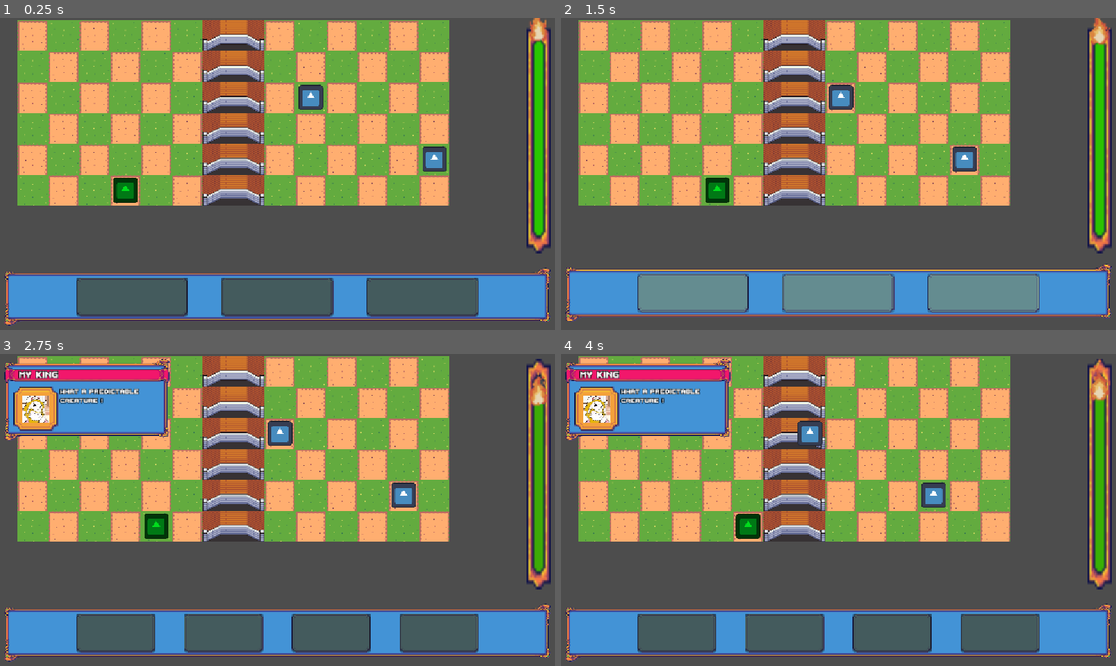
Above: before the commit, frames 1-4 (two rows, left to right).
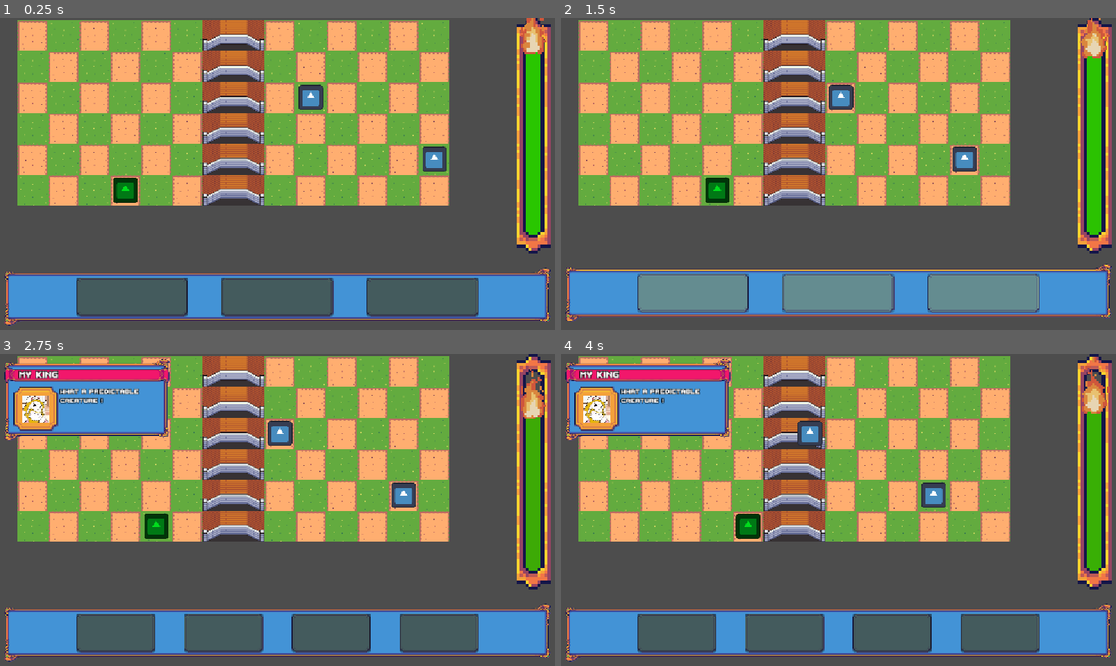
Above: after the commit, the same moments.

Repository: les-brows/acceleturn
Game: Godot game, scene res://Scenes/Game/GameScene.tscn
Same seed, same stepped clock (60 frames per second), same inputs: the game is played once before the commit and once after it. The engine's default icon, where the game draws it, is replaced by a stand-in: a white triangle on a blue panel in a dark square.
Inputs (mouse positions are in pixels of both pictures, inside the frame that each line leads up to):
- Up to frame 1 (0.25 s): no input
- Up to frame 2 (1.5 s): click (694, 295) at 0.5 s; click (677, 295) at 1.25 s
- Up to frame 3 (2.75 s): click (133, 631) at 2 s
- Up to frame 4 (4 s): click (677, 631) at 2.75 s; click (694, 631) at 3.5 s

The runs differ from the first frame. In frame 1, 3.6% of the frame differs, in the area x 93-100%, y 0-76%; in frame 2, 3.6%; in frame 3, 3.6%; in frame 4, 3.6%.

Commit message:
chore: Set current action and move time variable

Diff:
--- a/Objects/Characters/character_manager.gd
+++ b/Objects/Characters/character_manager.gd
@@ -2,6 +2,7 @@
 extends Node2D
 
 var curr_character: Globals.CharacterClass = Globals.CharacterClass.NONE
+var curr_action: Globals.CharacterAction = Globals.CharacterAction.DEFAULT
 
 func _ready() -> void:
 	Globals.state_started.connect(_on_state_started)
@@ -22,7 +23,17 @@
 func set_current_character(character : Globals.CharacterClass):
 	curr_character = character
 
+func set_current_action(action: Globals.CharacterAction):
+	curr_action = action
+
+func action_needs_target() -> bool:
+	return false
+
 func process_character_turn():
+	if(curr_action == Globals.CharacterAction.DEFAULT):
+		Globals.timerDuration += 5
+		return;
+
 	print("Mes persos vont faire des trucs tkt")
 	if(curr_character == Globals.CharacterClass.GUNNER):
 		for child in get_children():
--- a/Scenes/Game/Globals.gd
+++ b/Scenes/Game/Globals.gd
@@ -15,8 +15,9 @@
 signal state_started(state: StateTurn)
 
 
-enum CHARACTER_ACTION
+enum CharacterAction
 {
+	DEFAULT,
 	MOVE_LEFT,
 	MOVE_RIGHT,
 	MOVE_UP,
@@ -25,7 +26,6 @@
 	ACTION2,
 	ACTION3,
 	ACTION4,
-	DEFAULT
 }
 
 enum CharacterClass
@@ -51,3 +51,5 @@
 var NUMBER_CELL_Y = 6
 var SIZE_CELL_X :int = 64
 var SIZE_CELL_Y :int = 64
+
+var timerDuration: int = 10
--- a/Scenes/Game/Levels/level.gd
+++ b/Scenes/Game/Levels/level.gd
@@ -37,9 +37,9 @@
 	Globals.state_finished.emit(Globals.StateTurn.CHOICE_CHARACTER)
 
 
-func _on_player_choose_action(action: Globals.CHARACTER_ACTION):
+func _on_player_choose_action(action: Globals.CharacterAction):
 	print("Choose action %d " % action)
-	#Do action or ask input
+	characterManager.set_current_action(action)
 	Globals.state_finished.emit(Globals.StateTurn.CHOICE_ACTION)
 
 
@@ -51,7 +51,7 @@
 		Globals.StateTurn.CHOICE_CHARACTER :
 			curr_state=Globals.StateTurn.CHOICE_ACTION
 		Globals.StateTurn.CHOICE_ACTION :
-			if(0):
+			if(characterManager.action_needs_target()):
 				curr_state=Globals.StateTurn.CHOICE_TARGET_CHARACTER
 				#set ACTION
 			else:
@@ -125,12 +125,12 @@
 
 func get_type_case_from_position( columnIndex : int, lineIndex : int ) -> Globals.TypeCase :
 	if(lineIndex>=caseContent.size()):
-		print("Line INVALID !!!")
+		#print("Line INVALID !!!")
 		return  Globals.TypeCase.EMPTY
 	else :
 		var lineContent : Array = caseContent[lineIndex]
 		if(columnIndex>=lineContent.size()):
-			print("COLUMN INVALID !!!")
+			#print("COLUMN INVALID !!!")
 			return  Globals.TypeCase.EMPTY
 		else :
 			return lineContent[columnIndex]
@@ -138,12 +138,12 @@
 func update_case( columnIndex : int, lineIndex : int , newType: Globals.TypeCase ) ->bool :
 	var success : bool =true
 	if(lineIndex>=caseContent.size()):
-		print("Line INVALID !!!")
+		#print("Line INVALID !!!")
 		success=false
 	else :
 		var lineContent : Array = caseContent[lineIndex]
 		if(columnIndex>=lineContent.size()):
-			print("COLUMN INVALID !!!")
+			#print("COLUMN INVALID !!!")
 			success = false
 		else :
 			lineContent[columnIndex] = newType
--- a/Scenes/Game/UI/UI.gd
+++ b/Scenes/Game/UI/UI.gd
@@ -25,8 +25,6 @@
 
 var trasitionDuration: float = 0.2
 
-var timerDuration: int = 10
-
 var initialFirePos: int = 0
 var timerStarted: bool = false
 var timerEndTime: int = 0
@@ -39,7 +37,7 @@
 var tweenAllyDialog: Tween
 
 signal _on_choose_character(character: Globals.CharacterClass)
-signal _on_choose_action(action: Globals.CHARACTER_ACTION)
+signal _on_choose_action(action: Globals.CharacterAction)
 
 
 func _ready() -> void:
@@ -65,7 +63,7 @@
 				await tweenCharacter.finished
 
 			reset_timer()
-			start_timer(timerDuration)
+			start_timer(Globals.timerDuration)
 			hide_action_menu()
 			show_character_menu()
 
@@ -78,7 +76,7 @@
 	match state:
 		Globals.StateTurn.CHOICE_CHARACTER:
 			if(!timerStarted):
-				start_timer(timerDuration)
+				start_timer(Globals.timerDuration)
 		Globals.StateTurn.CHOICE_ACTION:
 			hide_action_menu()
 
--- a/Scenes/Game/UI/UI.tscn
+++ b/Scenes/Game/UI/UI.tscn
@@ -358,18 +358,15 @@
 anchor_left = 1.0
 anchor_right = 1.0
 anchor_bottom = 1.0
-offset_left = -70.0
+offset_left = -90.579956
+offset_right = -0.57995605
 grow_horizontal = 0
 grow_vertical = 2
-theme_override_constants/margin_left = 10
-theme_override_constants/margin_top = 10
-theme_override_constants/margin_right = 10
 theme_override_constants/margin_bottom = 10
 
 [node name="HBox" type="HBoxContainer" parent="Time" unique_id=1770726805]
 layout_mode = 2
-size_flags_horizontal = 8
-alignment = 2
+alignment = 1
 
 [node name="MarginContainer" type="MarginContainer" parent="Time/HBox" unique_id=1422763765]
 layout_mode = 2
@@ -387,9 +384,11 @@
 color = Color(0.16078432, 0.7764706, 0, 1)
 
 [node name="TextureRect" type="TextureRect" parent="Time/HBox/MarginContainer" unique_id=320445559]
-custom_minimum_size = Vector2(50, 0)
+texture_filter = 3
+custom_minimum_size = Vector2(70, 0)
 layout_mode = 2
 texture = ExtResource("4_gkwei")
+stretch_mode = 6
 
 [node name="MarginContainer2" type="MarginContainer" parent="Time/HBox/MarginContainer" unique_id=518280847]
 layout_mode = 2
@@ -398,6 +397,7 @@
 
 [node name="FireAnimation" type="TextureRect" parent="Time/HBox/MarginContainer/MarginContainer2" unique_id=1082419084]
 unique_name_in_owner = true
+texture_filter = 1
 layout_mode = 2
 texture = SubResource("AnimatedTexture_pa3om")
 stretch_mode = 4
